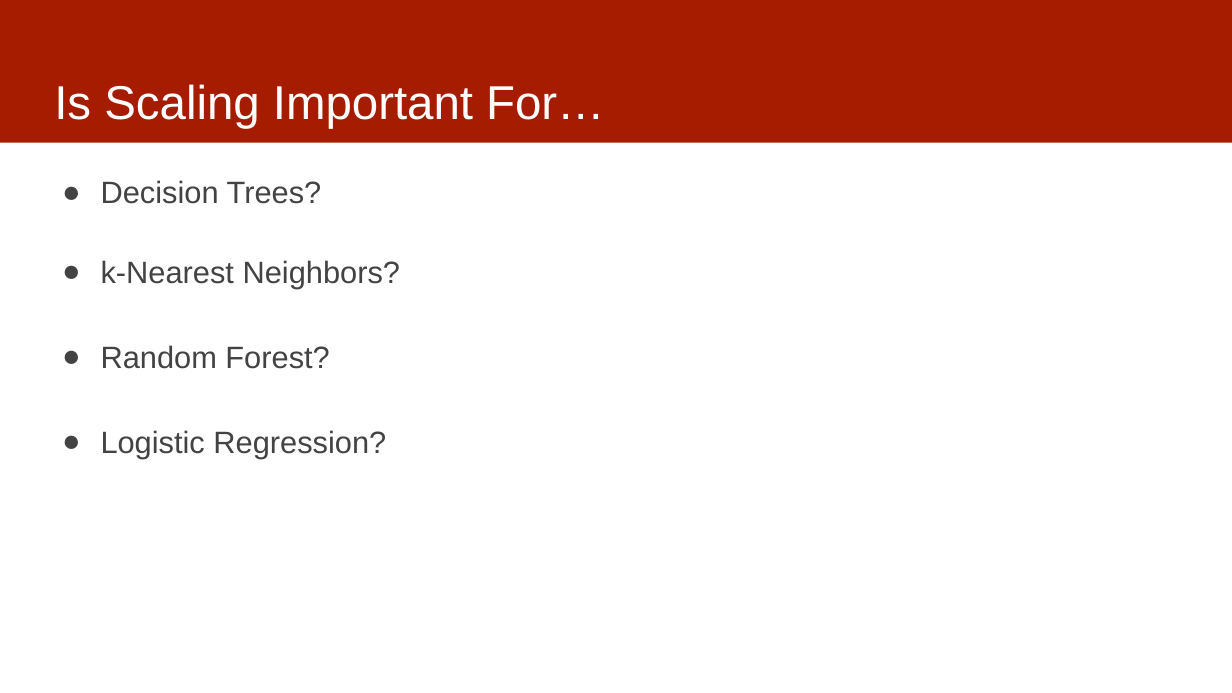
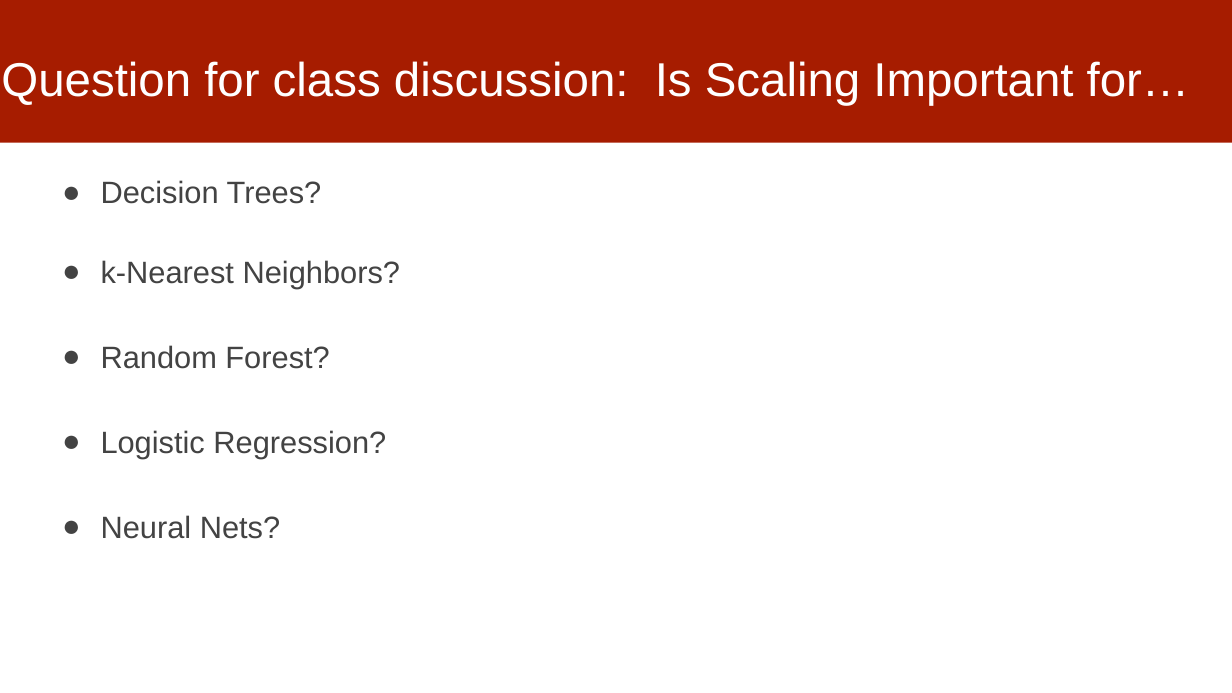
Before and after one commit to dssg/mlforpublicpolicylab, a slide deck: slide 12 of 05 - Features/features-and-imputation.pptx. Drawn at 1232x693 pixels with LibreOffice and Linux fonts; fonts in the diff are those of the drawing. Boxes give left, top, right and bottom in pixels: in the first picture for what was removed or moved away, otherwise in the second. Text is boxed around its words. In the diff, an @@ line names an element or a change of style, - is before the commit and + after.

```diff
--- a/05 - Features/features-and-imputation.pptx
+++ b/05 - Features/features-and-imputation.pptx
@@ title at box(1, 61, 1190, 106): text changed @@
-Is Scaling Important For…
+Question for class discussion: Is Scaling Important for…
@@ text at box(101, 515, 280, 539): paragraph added @@
+● Neural Nets?
```
Also in this commit, not shown: 4 other slides changed, 1 slide added.
